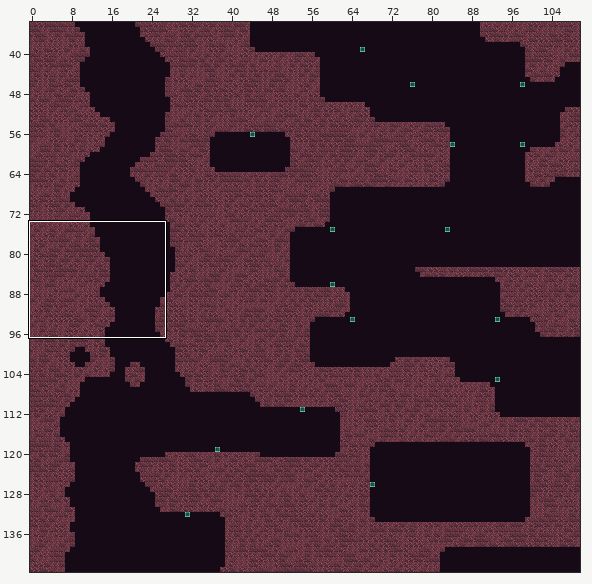
Tiled map: android/assets/maps/level1.tmx. Above, an overview of the earlier version with the close-up marked.
Close-up. As it was:
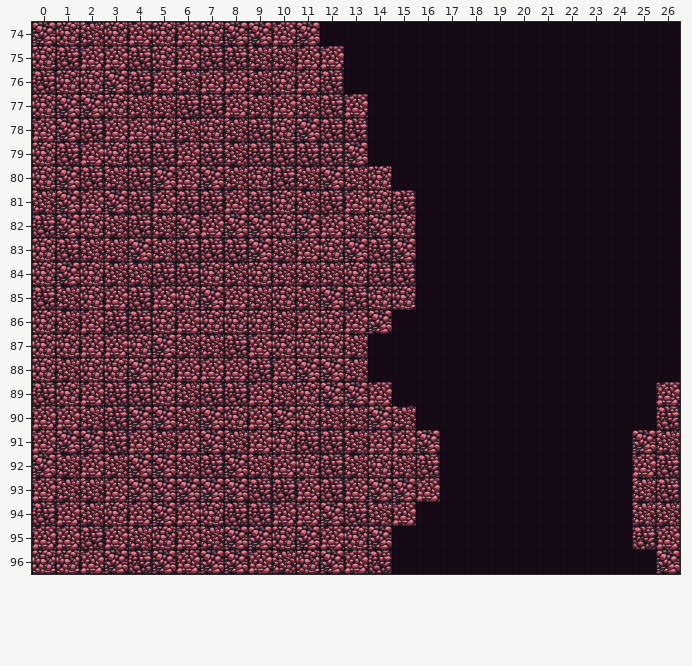
Cells are 64x64 px. Shown: x 0..26, y 74..96. The commit also changed other parts of the map, which this record leaves out.
After:
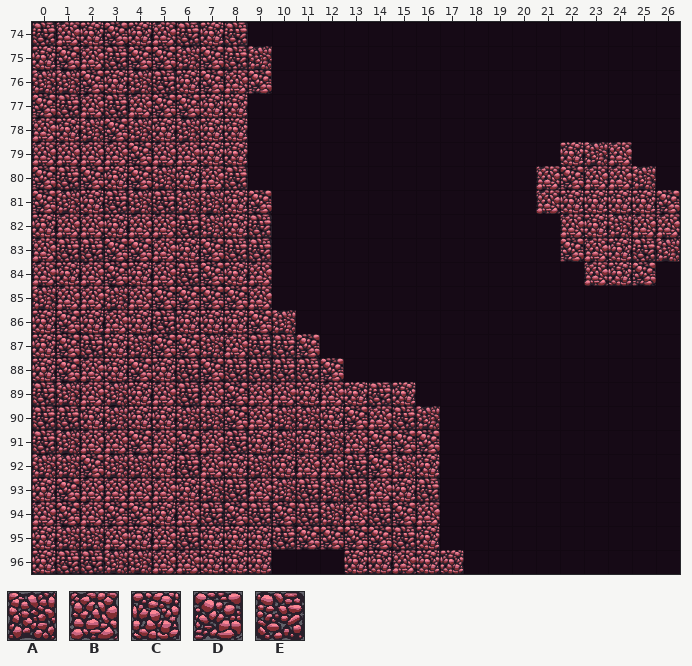
Key: from "tileMapGutter": A 5, B 6, C 7, D 8, E 9.
_ is an empty cell.
Tiles replaced or removed in this view: A, B, C, D, E.
The edit:
Changed rows in their new state; . is an unchanged cell.
Layer "terrain":
first column x 0:
74 EBCDCBE.E___...............
75 .D.EDDAD..___..............
76 AADCAECD.D___..............
77 DEBEBDDCC_____.............
78 .CADA...C_____.............
79 BB.BDB.CC_____........CAB..
80 DEDCDACBE______......BDBBA.
81 DACEAEAACD______.....BCCCCD
82 CBBCBBEACE______......BCABB
83 B.ED.BCD.E______......DBCEA
84 BCBDCB.DCB______.......BCD.
85 ABBABDD.DB______...........
86 .DCBCEC..D.____............
87 .DECA.D.BEED__.............
88 .DB...EDE.EE._.............
89 .A.ACBEBD.B.BCEC.........._
90 EECACC.AD.AACDBEA........._
91 EABBDBDBECACABDD.........__
92 A.D.ACEBC.CBBED.C........__
93 CDB.BBCAEBAEAEBCE........__
94 BDBDDC.ED.DEABEDB........__
95 CAA.CBECCCE.DD.EC........__
96 .EEAAB.CCC___CCBCC........_
Pixel boxes of the changes (left, top, right, bottom) in both close-ups:
changed: (32, 22, 464, 574)
added: (536, 142, 680, 286)
removed: (632, 382, 680, 574)
